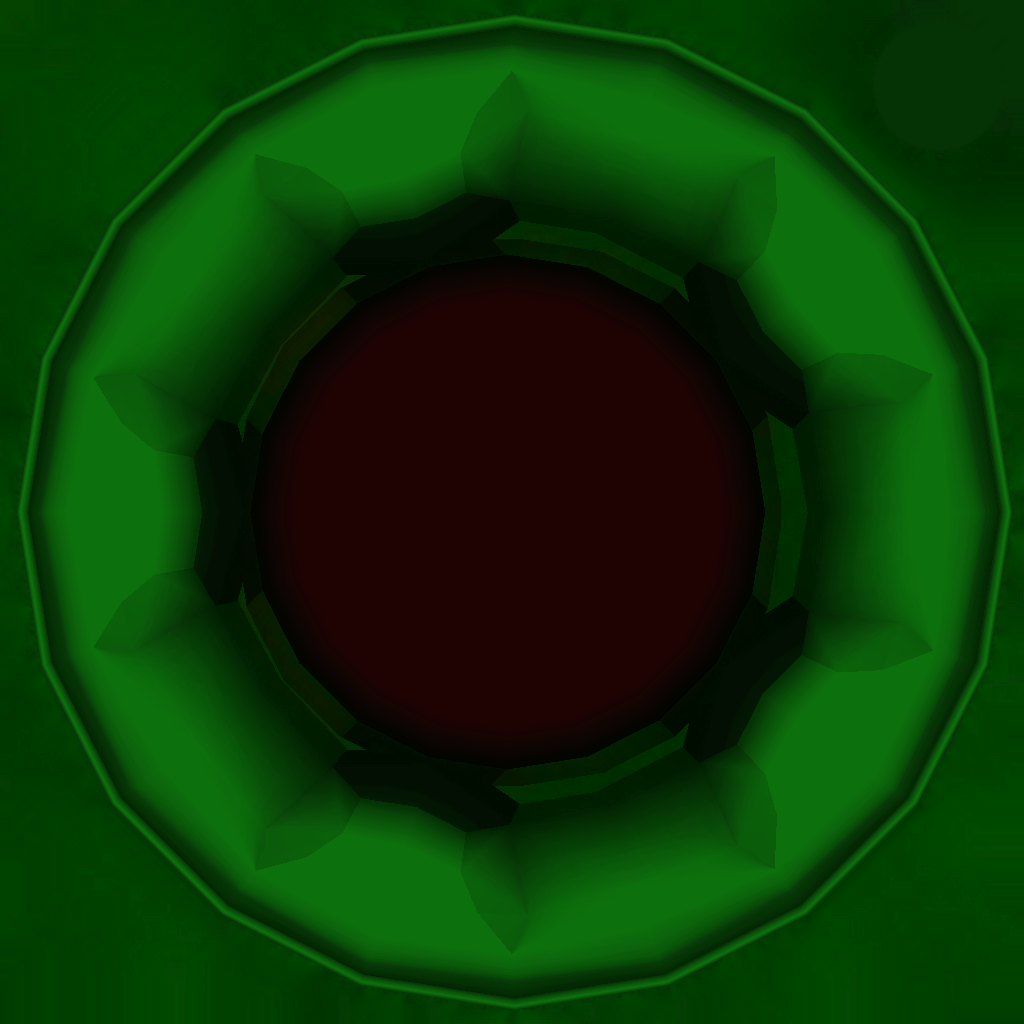
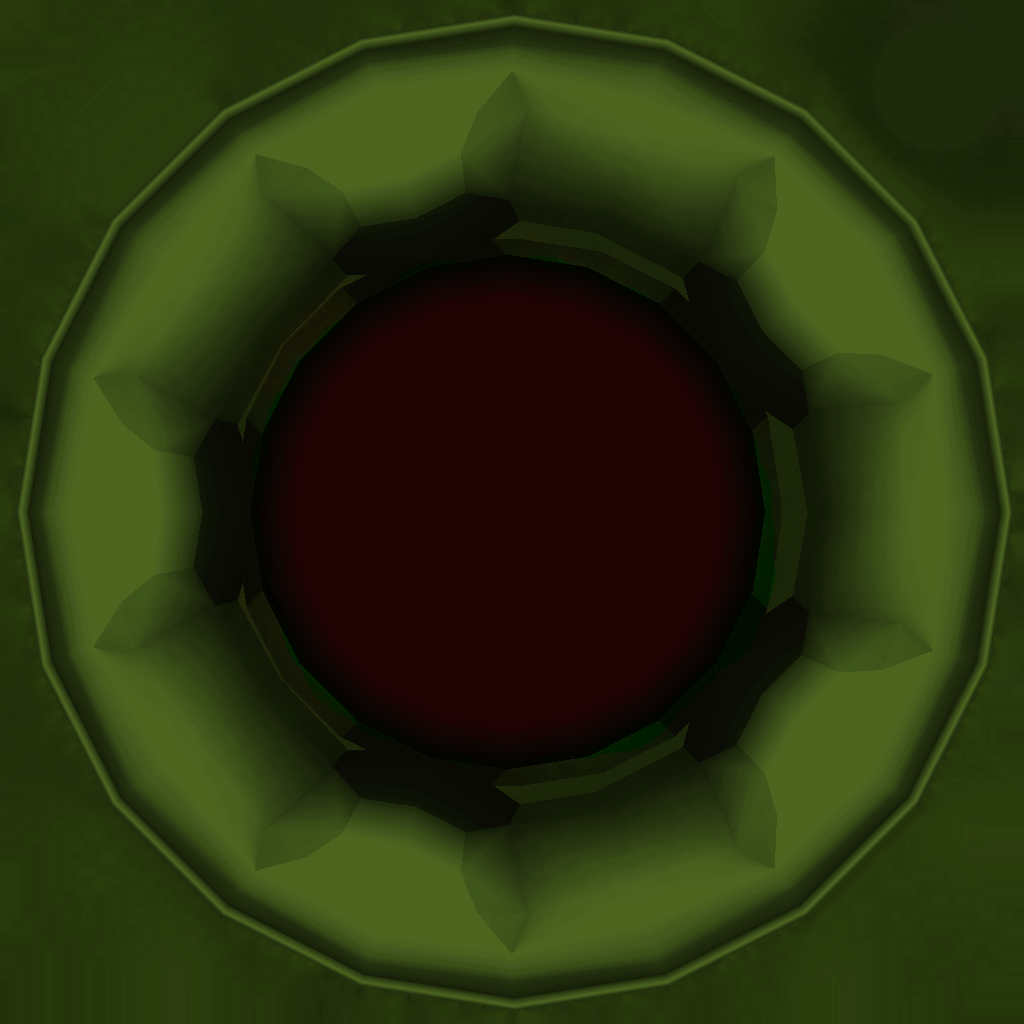
Layer changes from the first 1024×1024 image to the second:
pixels changed over (x1=0, y1=0, x2=1024, y2=1024) (layer not identified)
